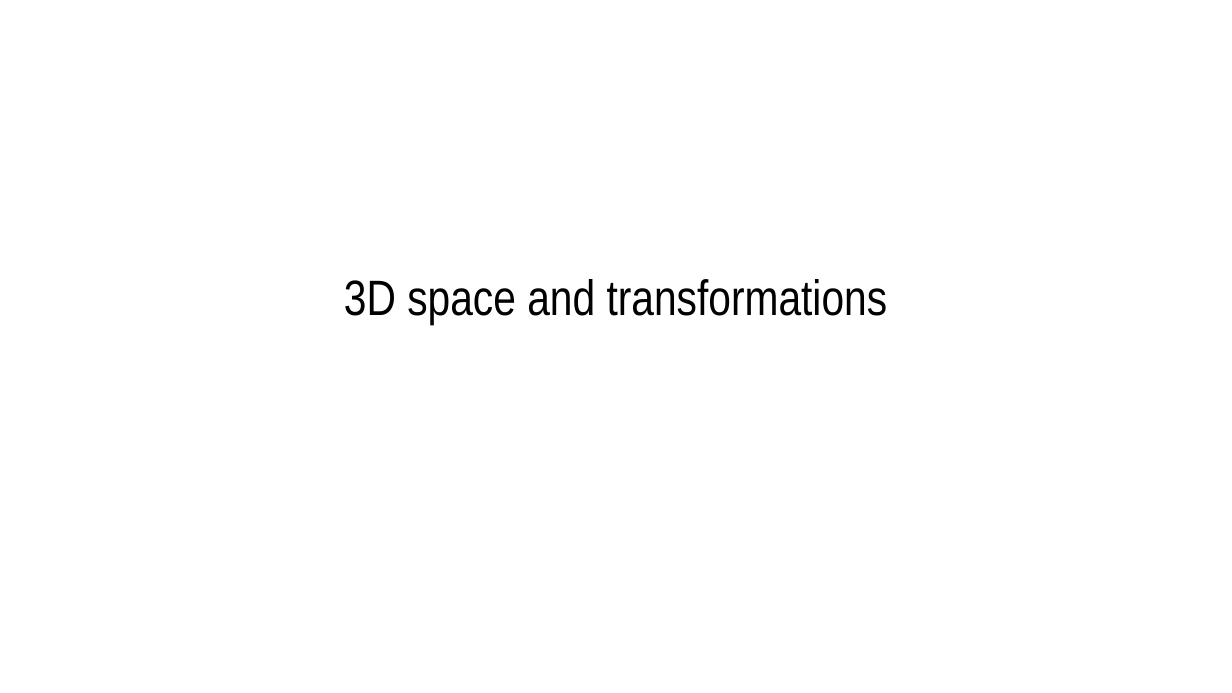
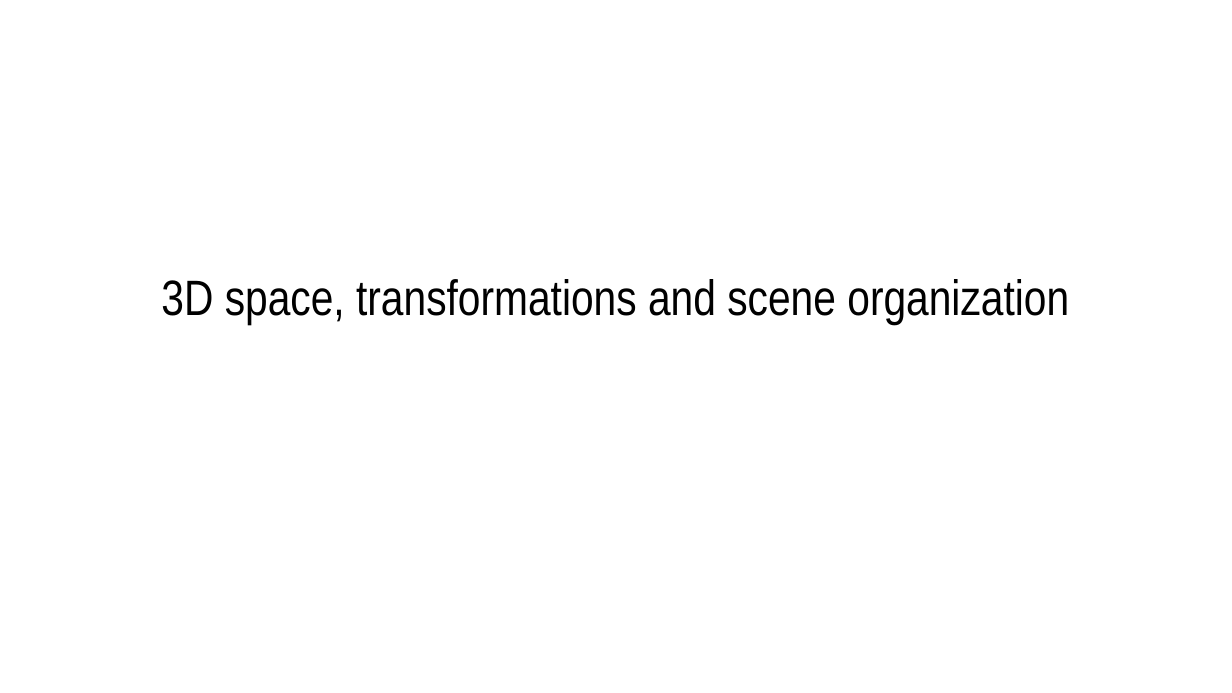
Before and after one commit to lorentzo/IntroductionToComputerGraphics, a slide deck: slide 1 of lectures/3_foundations_3d_scene/3_5_transformations.odp. Drawn at 1232x693 pixels with LibreOffice and Linux fonts; fonts in the diff are those of the drawing. Boxes give left, top, right and bottom in pixels: in the first picture for what was removed or moved away, otherwise in the second. Text is boxed around its words. In the diff, an @@ line names an element or a change of style, - is before the commit and + after.

```diff
--- a/lectures/3_foundations_3d_scene/3_5_transformations.odp
+++ b/lectures/3_foundations_3d_scene/3_5_transformations.odp
@@ subtitle at (161, 279, 1069, 325): text changed @@
-3D space and transformations
+3D space, transformations and scene organization
```
Also in this commit, not shown: 13 slides added, 4 other files.
